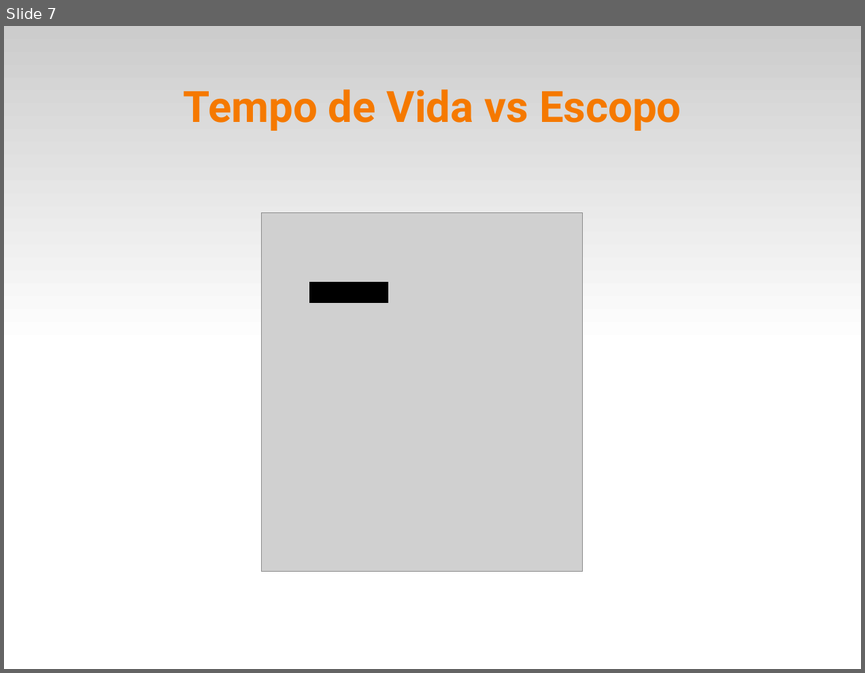
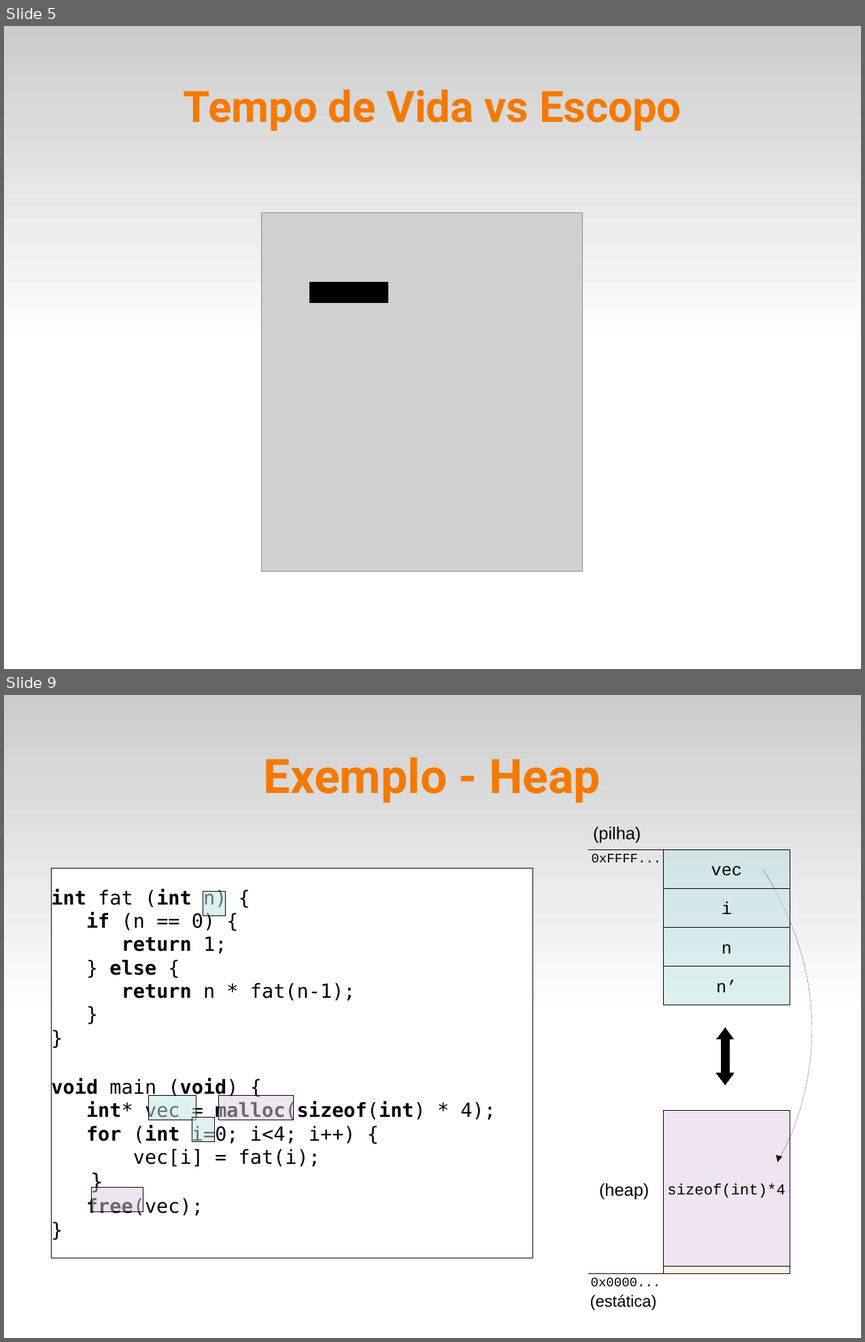
Before and after one commit to fsantanna-uerj/EDL, a slide deck: slides/edl-03-life.odp. Shown one above the other, each under a label of ours: slide 7 before the commit, slides 5 and 9 after it; the slides between them are not shown. The pictures are 865x673 and 865x1342 pixels, drawn with LibreOffice and Linux fonts; fonts in the diff are those of the drawing; grey boxes stand for pictures. Boxes give left, top, right and bottom in pixels: in the first picture for what was removed or moved away, otherwise in the second. Text is boxed around its words. In the diff, an @@ line names an element or a change of style, - is before the commit and + after.

```diff
--- a/slides/edl-03-life.odp
+++ b/slides/edl-03-life.odp
@@ slide 9 added at (x1=4, y1=695, x2=861, y2=1338), background #FFFFFF; not listed: 1 template element that a slide beside it also shows @@
@@ title added at (x1=264, y1=757, x2=600, y2=802), 44 pt, text #F57900, bold @@
+Exemplo - Heap
@@ text added at (x1=593, y1=826, x2=640, y2=843), 16 pt, text #000000 @@
+(pilha)
@@ line added at (x1=589, y1=850, x2=664, y2=850), outline #000000 0 pt, 12 pt, text #000000 @@
+0xFFFF...
@@ rectangle added at (x1=664, y1=850, x2=790, y2=889), fill #BCE4E5 at 50% opacity, outline #000000 0 pt, 16 pt, text #000000 @@
+vec
@@ rectangle added at (x1=52, y1=868, x2=534, y2=1258), fill #FFFFFF, outline #000000 0 pt, 18 pt, text #000000 @@
+int fat (int n) {
+if (n == 0) {
+return 1;
+} else {
+return n * fat(n-1);
+}
+}
+void main (void) {
+int* vec = malloc(sizeof(int) * 4);
+for (int i=0; i<4; i++) {
+vec[i] = fat(i);
+}
+free(vec);
+}
@@ freeform shape added at (x1=763, y1=869, x2=811, y2=1162), outline #000000 0 pt @@
@@ rectangle added at (x1=203, y1=891, x2=226, y2=915), fill #BCE4E5 at 50% opacity, outline #000000 0 pt @@
@@ rectangle added at (x1=664, y1=889, x2=790, y2=928), fill #BCE4E5 at 50% opacity, outline #000000 0 pt, 16 pt, text #000000 @@
+i
@@ rectangle added at (x1=664, y1=928, x2=790, y2=966), fill #BCE4E5 at 50% opacity, outline #000000 0 pt, 16 pt, text #000000 @@
+n
@@ rectangle added at (x1=664, y1=966, x2=790, y2=1005), fill #BCE4E5 at 50% opacity, outline #000000 0 pt, 16 pt, text #000000 @@
+n’
@@ left right arrow added at (x1=717, y1=1028, x2=734, y2=1084), fill #000000, outline #000000 0 pt @@
@@ rectangle added at (x1=149, y1=1096, x2=196, y2=1119), fill #BCE4E5 at 50% opacity, outline #000000 0 pt @@
@@ rectangle added at (x1=219, y1=1096, x2=293, y2=1119), fill #DFCCE4 at 50% opacity, outline #000000 0 pt @@
@@ rectangle added at (x1=192, y1=1117, x2=215, y2=1141), fill #BCE4E5 at 50% opacity, outline #000000 0 pt @@
@@ rectangle added at (x1=664, y1=1110, x2=790, y2=1266), fill #DFCCE4 at 50% opacity, outline #000000 0 pt, 14 pt, text #000000 @@
+sizeof(int)*4
@@ text added at (x1=599, y1=1183, x2=649, y2=1199), 16 pt, text #000000 @@
+(heap)
@@ rectangle added at (x1=92, y1=1187, x2=143, y2=1211), fill #DFCCE4 at 50% opacity, outline #000000 0 pt @@
@@ rectangle added at (x1=664, y1=1266, x2=790, y2=1274), fill #FFE5CA at 50% opacity, outline #000000 0 pt @@
@@ line added at (x1=589, y1=1274, x2=664, y2=1274), outline #000000 0 pt, 12 pt, text #000000 @@
+0x0000...
@@ text added at (x1=590, y1=1294, x2=657, y2=1310), 15 pt, text #000000 @@
+(estática)
@@ what was slide 7 is now slide 5 @@
```
Also in this commit, not shown: 13 slides changed, 6 other slides added, 2 slides removed, 3 other files.
